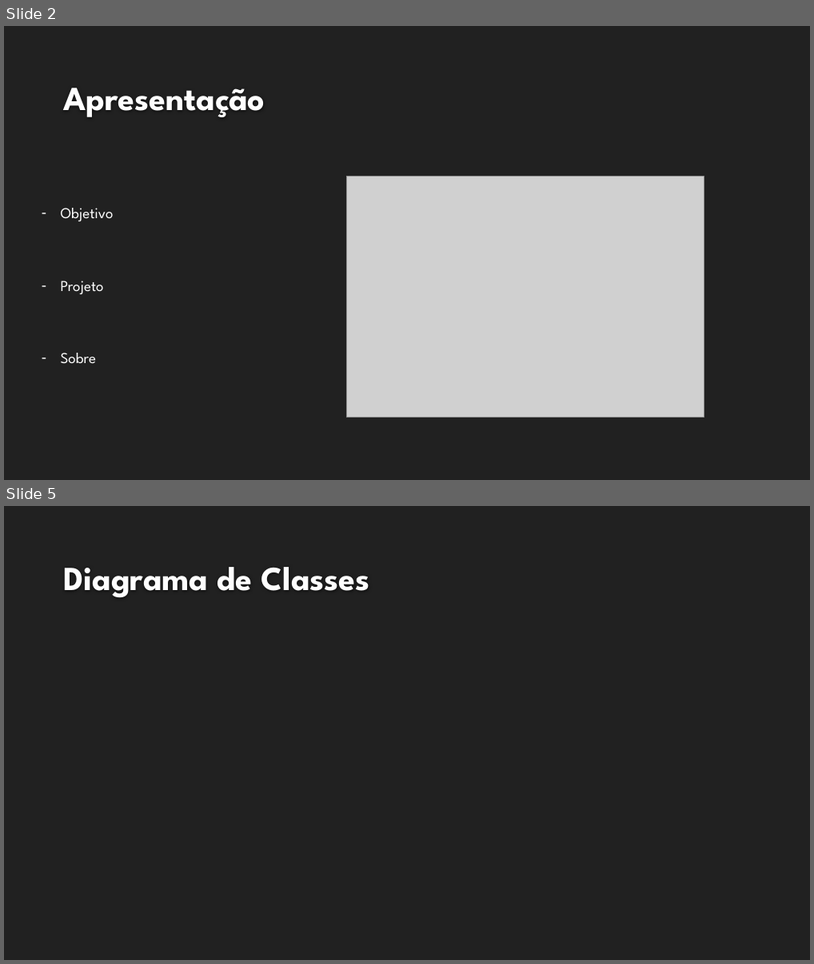
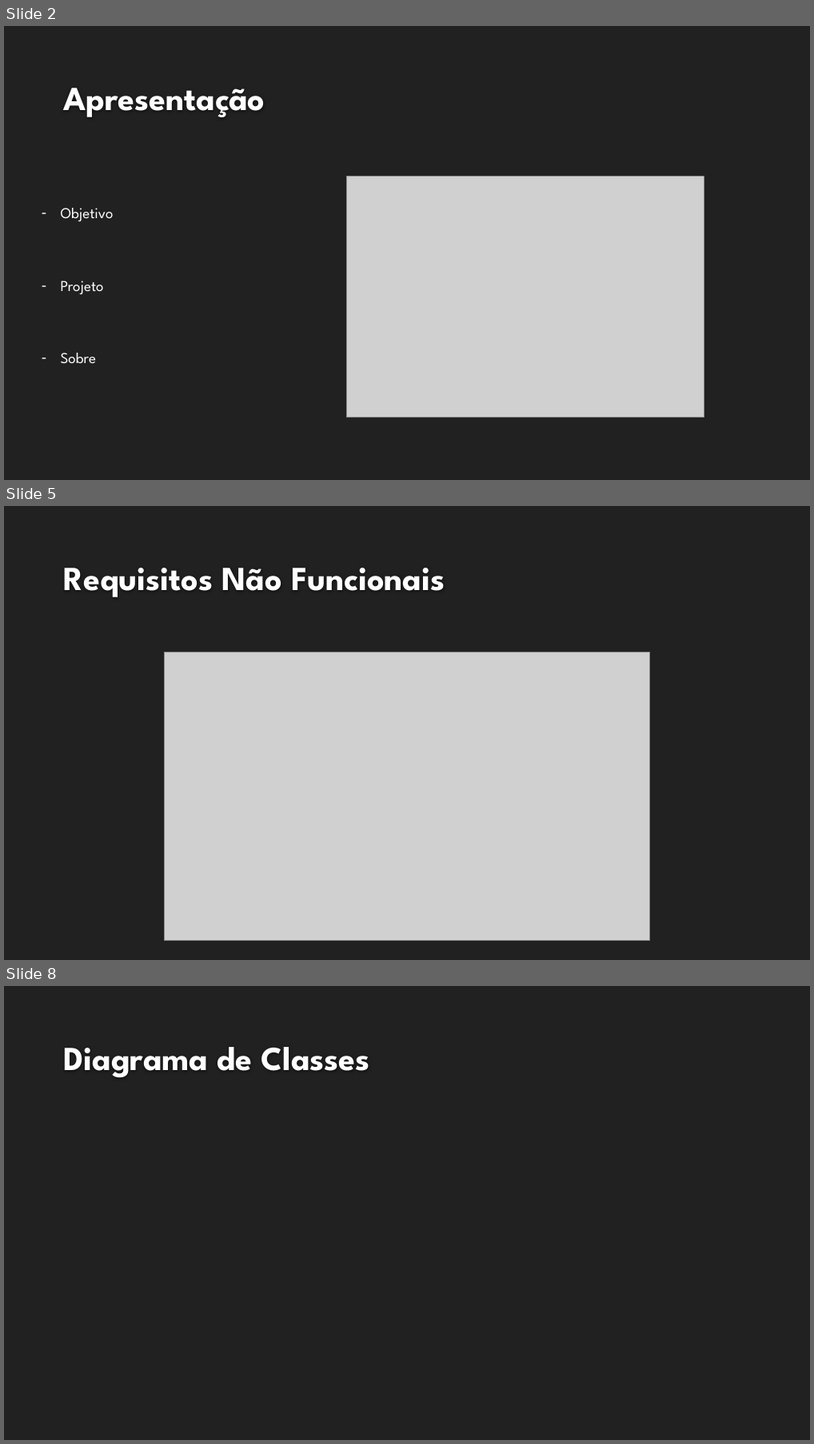
Before and after one commit to leaogui/IODWare, a slide deck: IODware.pptx. Shown one above the other, each under a label of ours: slides 2 and 5 before the commit, slides 2, 5 and 8 after it; the slides between them are not shown. The pictures are 814x964 and 814x1444 pixels, drawn with LibreOffice and Linux fonts; fonts in the diff are those of the drawing; grey boxes stand for pictures; background and template pictures are left out. Boxes give left, top, right and bottom in pixels: in the first picture for what was removed or moved away, otherwise in the second. Text is boxed around its words. In the diff, an @@ line names an element or a change of style, - is before the commit and + after.

```diff
--- a/IODware.pptx
+++ b/IODware.pptx
@@ slide 5 added at <box>4,506,810,960</box>, background #212121 @@
@@ title added at <box>64,568,445,597</box>, 40 pt, text #FEFEFE, bold @@
+Requisitos Não Funcionais
@@ picture added at <box>164,652,650,940</box> @@
@@ what was slide 5 is now slide 8 @@
```
Also in this commit, not shown: 2 slides changed, 2 other slides added.
